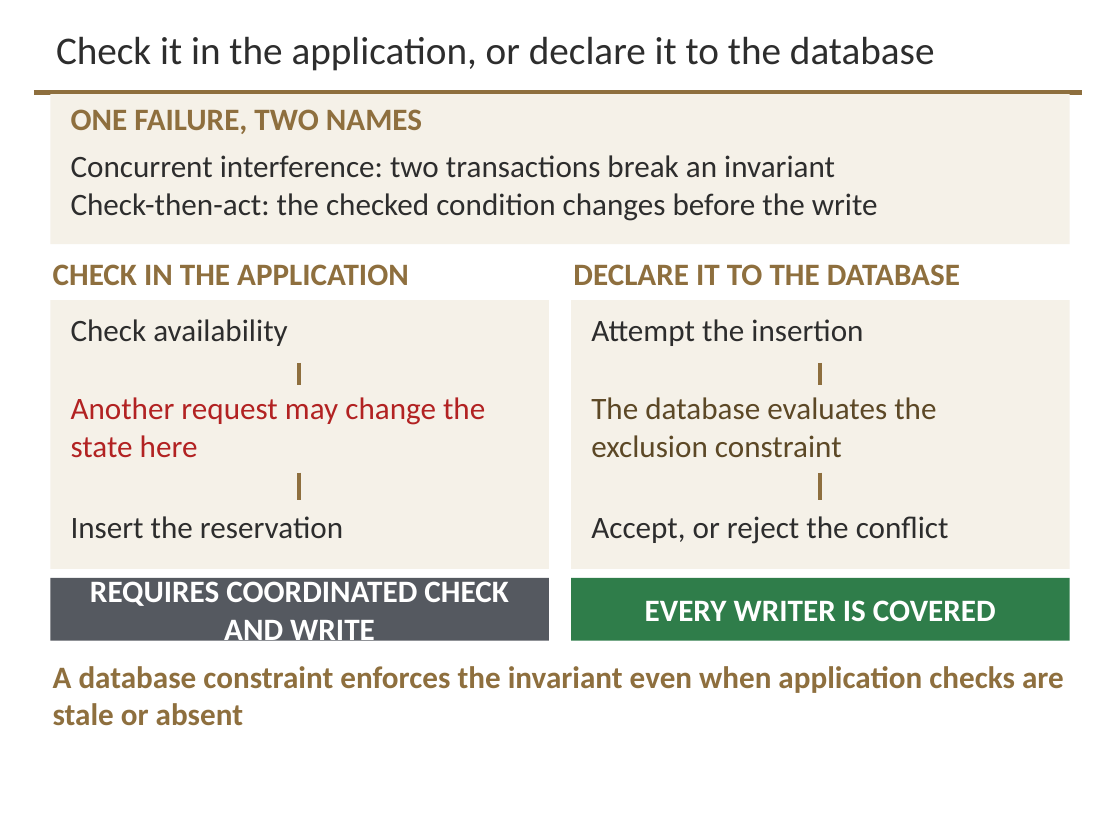
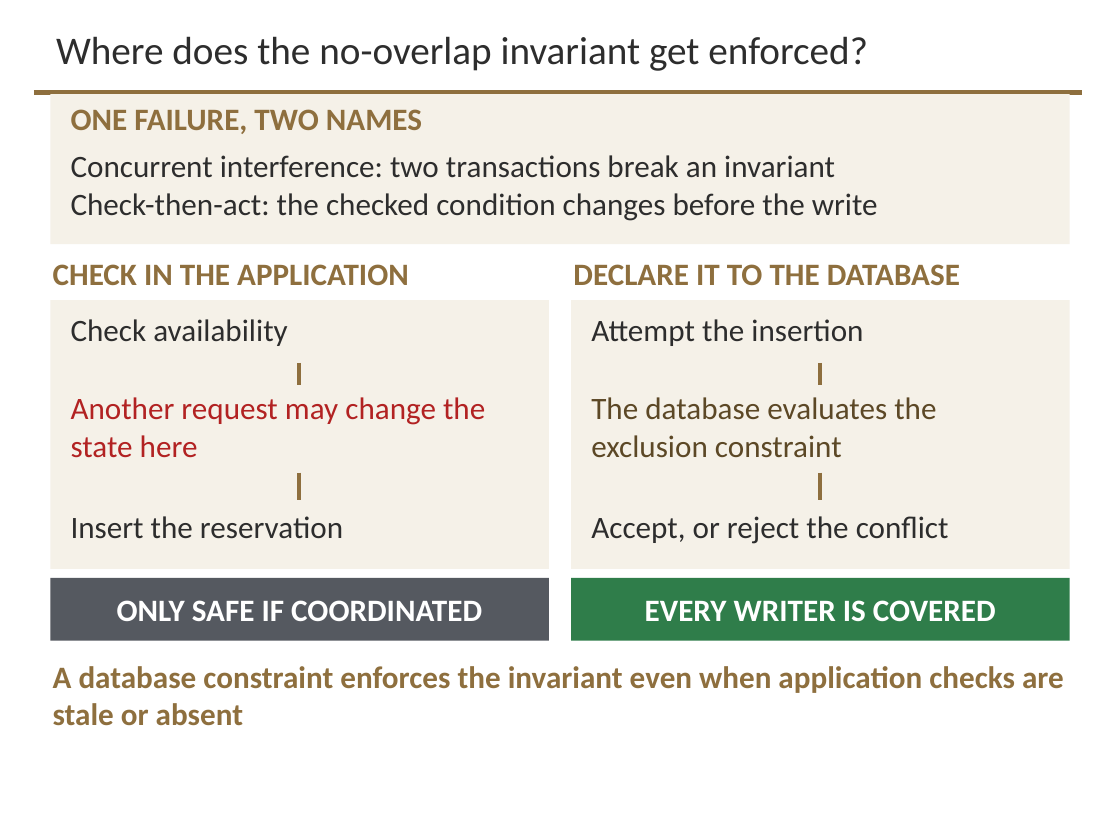
Before and after one commit to davisjam/model-based-agentic-software-engineering, a slide deck: slide 27 of course/lectures/act-3-software-in-the-world/02-data-management/3-2-Data-Management.pptx. Drawn at 1120x840 pixels with LibreOffice and Linux fonts; fonts in the diff are those of the drawing; background and template pictures are left out. Boxes give left, top, right and bottom in pixels: in the first picture for what was removed or moved away, otherwise in the second. Text is boxed around its words. In the diff, an @@ line names an element or a change of style, - is before the commit and + after.

Commit message:
deck 3-2: the per-slide corrections on the concurrency run
Slide 24, the three approaches: the prompt said 'both of these' and now names
requests A and B. The author asked for 'both requests A and B from previous
slide'; the full phrase measures 91 characters against a 67-character one-line
budget at 22pt, and the band cannot take a second line without pushing the table
below the floor. Naming A and B carries the reference, which the resequencing is
what makes unambiguous: slide 23 now IS the previous slide and labels them so.

Slide 25, the transaction: a definition card replaces 'what it promises', the two
cards that both said 'does not stop interleaving' are now one statement of what
it promises and one headed card of what it does not provide. The ask was built as
the LAST click, after its own answers; it is now the second.

Slide 26, isolation: the top line defines isolation instead of opening on 'a
history orders', which the author found confusing. The bottom card names the
agent and the object rather than saying 'it rules out this history'. The round-6
NOT SERIALIZABLE label and the withdrawal of the deepening request both stand.

Slide 27: 'it' in the title was undefined, and the old title was also the slide's
own discovery sentence printed in advance, so the two panel heads revealed a
split the title had already announced. Both are now fixed by one title. The left
verdict band wrapped outside its own fill, which predates this round.

Slide 28: the duplicated question leaves the title; 'ONE transactional database'
becomes 'ONE database transaction', with the sentence rebuilt around the new noun
phrase, because the constraint is about the unit the work forms and not where the
rows live.

Builds re-emitted whole on 25 and 27; 27 drops from eight click groups to six by
merging each panel head with the panel it heads.

```diff
--- a/course/lectures/act-3-software-in-the-world/02-data-management/3-2-Data-Management.pptx
+++ b/course/lectures/act-3-software-in-the-world/02-data-management/3-2-Data-Management.pptx
@@ title at bbox=[56, 36, 868, 71]: text changed @@
-Check it in the application, or declare it to the database
+Where does the no-overlap invariant get enforced?
@@ text in rectangle at bbox=[117, 600, 482, 621]: text changed @@
-REQUIRES COORDINATED CHECK AND WRITE
+ONLY SAFE IF COORDINATED
```
Also in this commit, not shown: 4 other slides changed.
